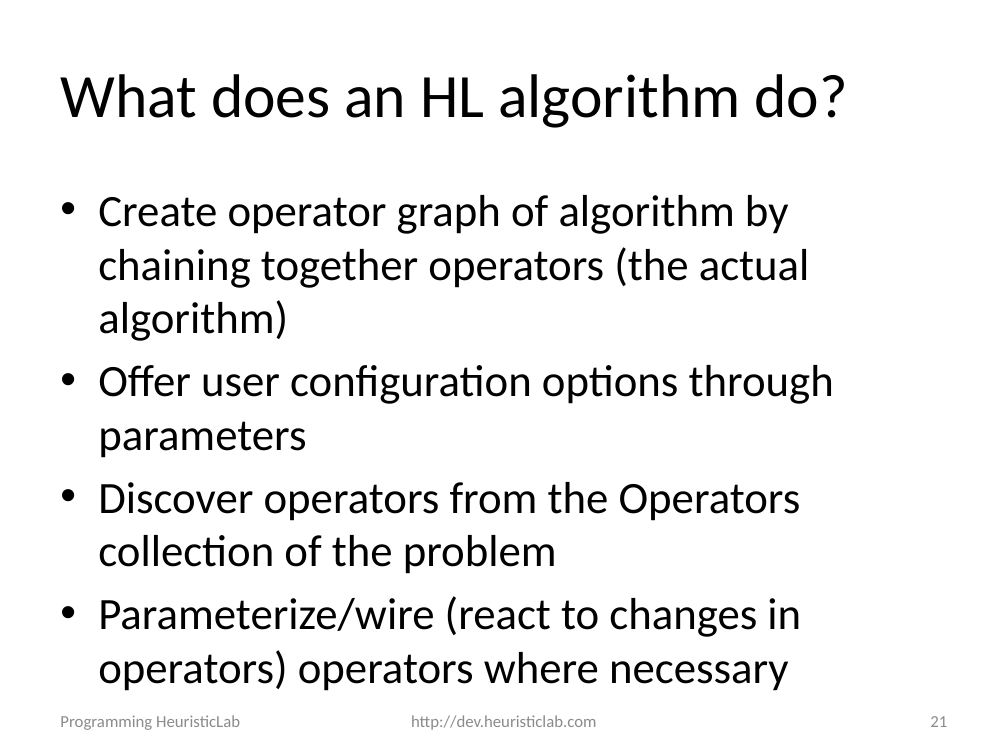
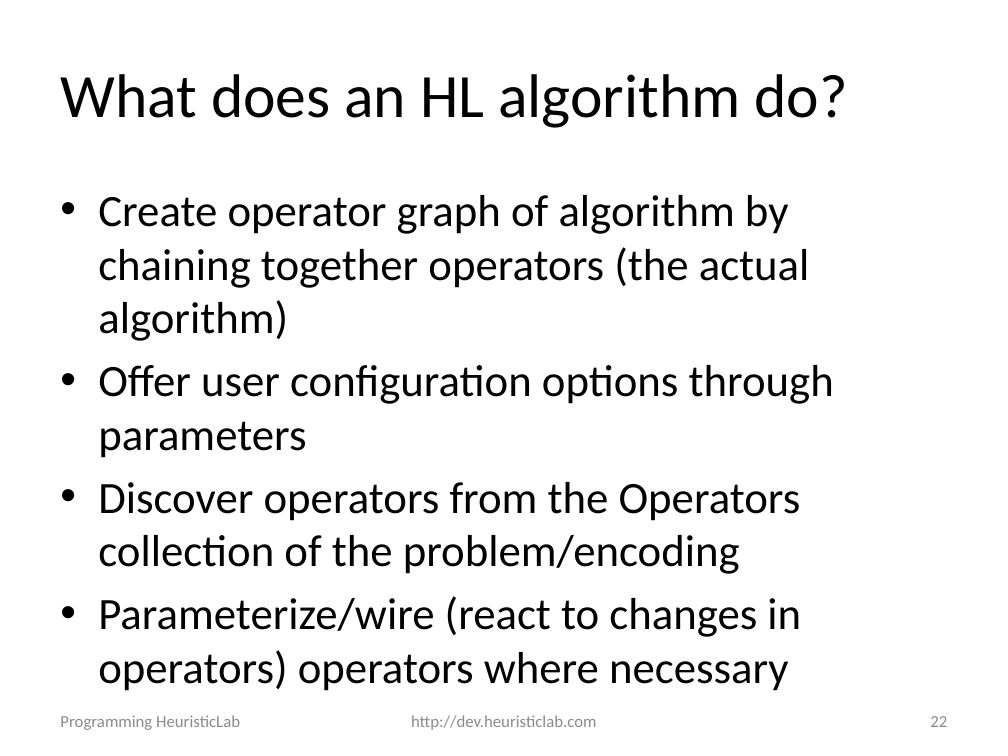
Before and after one commit to heal-research/HeuristicLab, a slide deck: slide 22 of documentation/Tutorials/Programming HeuristicLab - Algorithms and Problems.pptx (slide 21 before the commit). Drawn at 1008x756 pixels with LibreOffice and Linux fonts; fonts in the diff are those of the drawing; background and template pictures are left out. Boxes give left, top, right and bottom in pixels: in the first picture for what was removed or moved away, otherwise in the second. Text is boxed around its words. In the diff, an @@ line names an element or a change of style, - is before the commit and + after.

```diff
--- a/documentation/Tutorials/Programming HeuristicLab - Algorithms and Problems.pptx
+++ b/documentation/Tutorials/Programming HeuristicLab - Algorithms and Problems.pptx
@@ text at box(98, 482, 801, 574): text changed @@
-• Discover operators from the Operators collection of the problem
+• Discover operators from the Operators collection of the problem/encoding
@@ page number at box(930, 716, 947, 727): text changed @@
-21
+22
```
Also in this commit, not shown: 3 other slides changed, 10 slides added, 1 other file.
